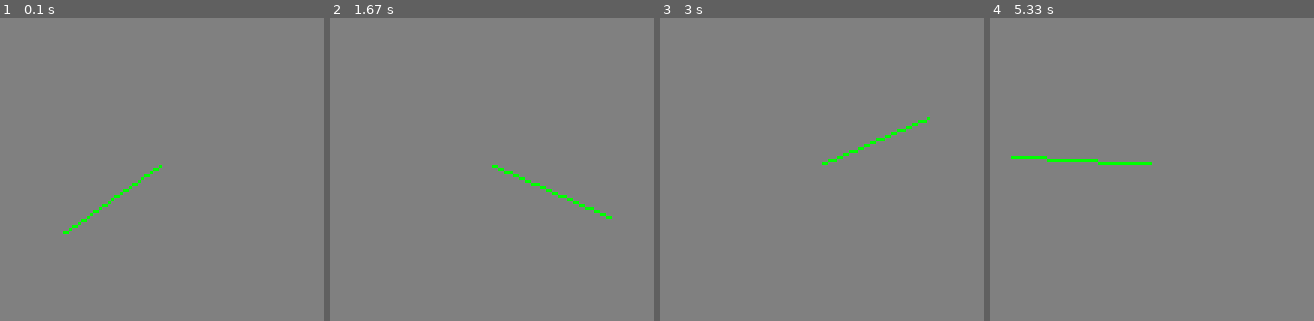
Above: before the commit, frames 1-4 (left to right).
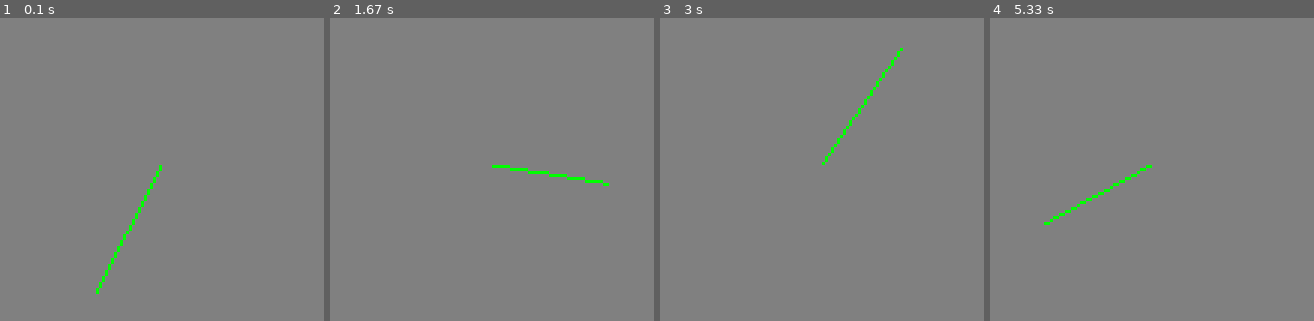
Above: after the commit, the same moments.

Repository: cbeighley/piksi_visualizer
Game: pygame game, started from pygame_example.py
Same seed, same stepped clock (60 frames per second), same inputs: the game is played once before the commit and once after it.
Inputs:
- Up to frame 1 (0.1 s): no input
- Up to frame 2 (1.67 s): no input
- Up to frame 3 (3 s): no input
- Up to frame 4 (5.33 s): no input

The runs differ from the first frame. In frame 1, 0.7% of the frame differs, in the area x 19-50%, y 49-92%; in frame 2, 0.7%; in frame 3, 0.7%; in frame 4, 0.8%, in the area x 6-50%, y 45-69%.

Commit message:
Clean up a bit.

Diff:
--- a/pygame_example.py
+++ b/pygame_example.py
@@ -36,9 +36,9 @@
 def update_line(n,e,d):
   # Set color.
   glColor3f(0,1,0)
-
+  # Calculate magnitude of vector.
   mag = np.sqrt(n**2.0 + e**2.0 + d**2.0)
-
+  # Draw line, normalizing length.
   glBegin(GL_LINES)
   glVertex3f(0,0,0)
   glVertex3f(n/mag,e/mag,-d/mag)
@@ -48,7 +48,9 @@
   pygame.init()
   gl_init( [ 640, 480 ] )
 
+  # Test vector.
   i = 0
+  k = 0
 
   while 1:
 
@@ -59,30 +61,31 @@
     # Position camera to look at the world origin.
     gluLookAt( 5, 5, 5, 0, 0, 0, 0, 0, 1)
 
-    # Update vector
+    # Update test vector.
     i = (i+0.1)%(2*np.pi)
+    k = (i+0.15)%(2*np.pi)
     n = np.cos(i)
     e = np.sin(i)
+    d = np.cos(k)
 
     # Draw baseline
-    update_line(n,e,0)
+    update_line(n,e,d)
 
     pygame.display.flip()
-    time.sleep(0.1)
-    # while True:
+
+    # Exit gracefully if quit button is pressed.
     eventlist = pygame.event.get()
     try:
       event = eventlist.pop(0)
       while event:
         if event.type == pygame.QUIT:
-          pygame.display.quit()   #break
+          pygame.display.quit()
           return
         event = eventlist.pop(0)
     except IndexError:
       pass
 
-  #while 1:
-  #  time.sleep(1)
+    time.sleep(0.1)
 
 if __name__ == '__main__':
    main()
